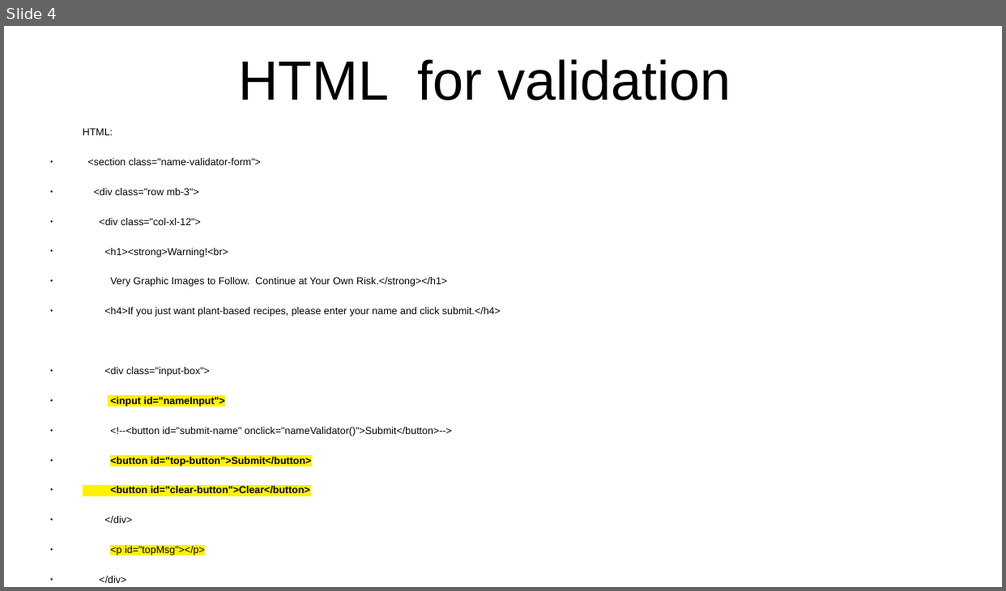
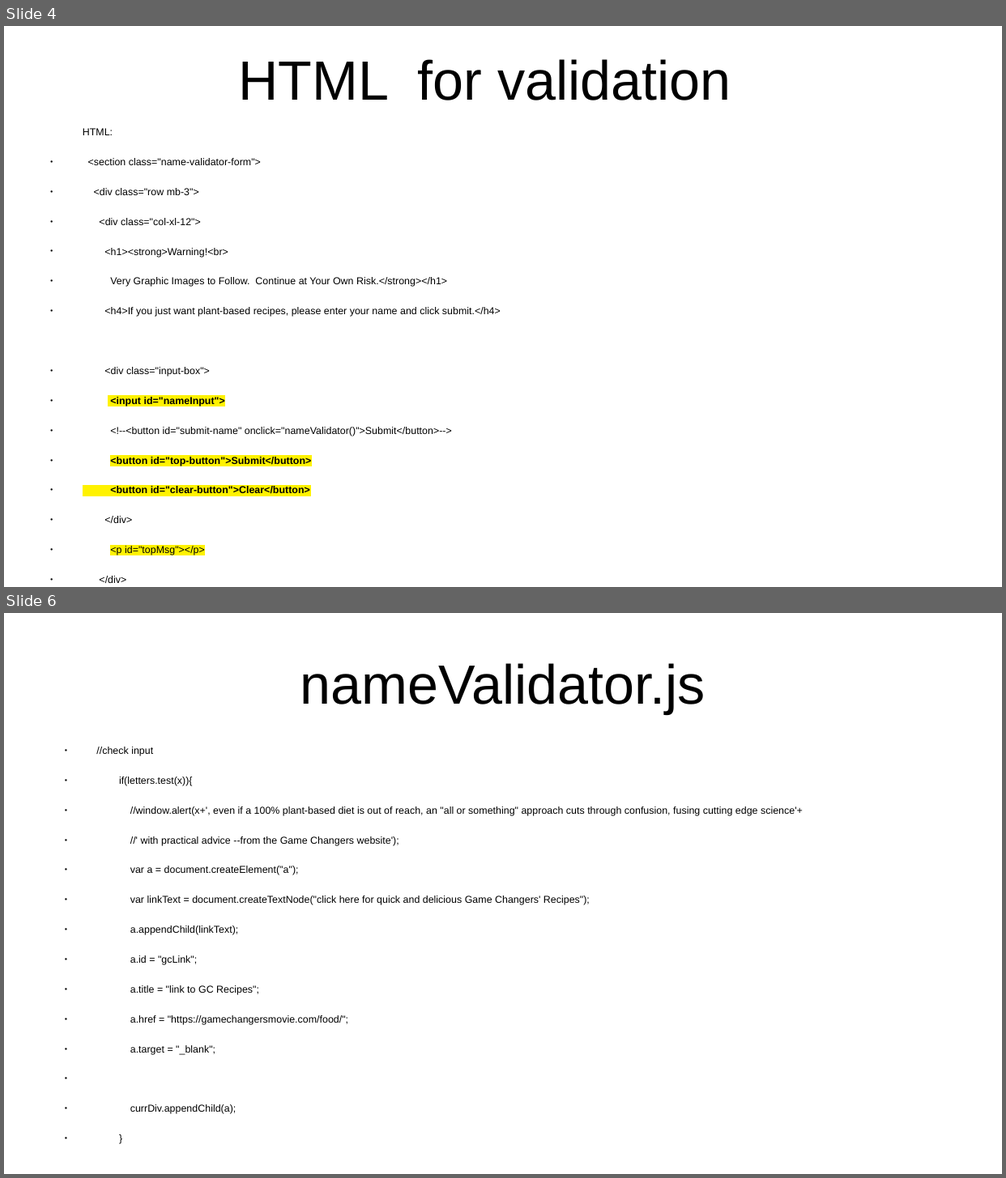
Before and after one commit to nyck33/ecoWarriors, a slide deck: comp2680Presentation.odp. Shown one above the other, each under a label of ours: slide 4 before the commit, slides 4 and 6 after it; the slides between them are not shown. The pictures are 1006x591 and 1006x1178 pixels, drawn with LibreOffice and Linux fonts; fonts in the diff are those of the drawing. Boxes give left, top, right and bottom in pixels: in the first picture for what was removed or moved away, otherwise in the second. Text is boxed around its words. In the diff, an @@ line names an element or a change of style, - is before the commit and + after.

```diff
--- a/comp2680Presentation.odp
+++ b/comp2680Presentation.odp
@@ slide 6 added at (4,613,1002,1174), background #FFFFFF @@
@@ title added at (300,663,705,714), 44 pt, text #000000 @@
+nameValidator.js
@@ text added at (96,747,803,1055), 8 pt, text #000000 @@
+● //check input
+● if(letters.test(x)){
+● //window.alert(x+', even if a 100% plant-based diet is out of reach, an "all or something" approach cuts through confusion, fusing cutting edge science'+
+● //' with practical advice --from the Game Changers website');
+● var a = document.createElement("a");
+● var linkText = document.createTextNode("click here for quick and delicious Game Changers' Recipes");
+● a.appendChild(linkText);
+● a.id = "gcLink";
+● a.title = "link to GC Recipes";
+● a.href = "https://gamechangersmovie.com/food/";
+● a.target = "_blank";
+● currDiv.appendChild(a);
+● }
```
Also in this commit, not shown: 3 slides changed, 6 other slides added, 3 slides removed, 1 other file.
